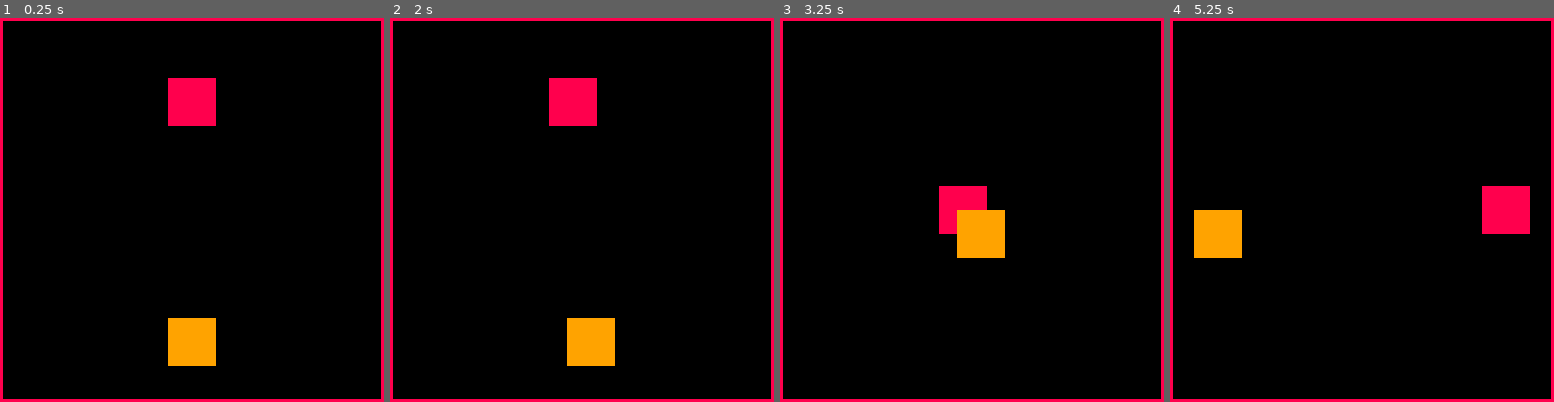
Above: before the commit, frames 1-4 (left to right).
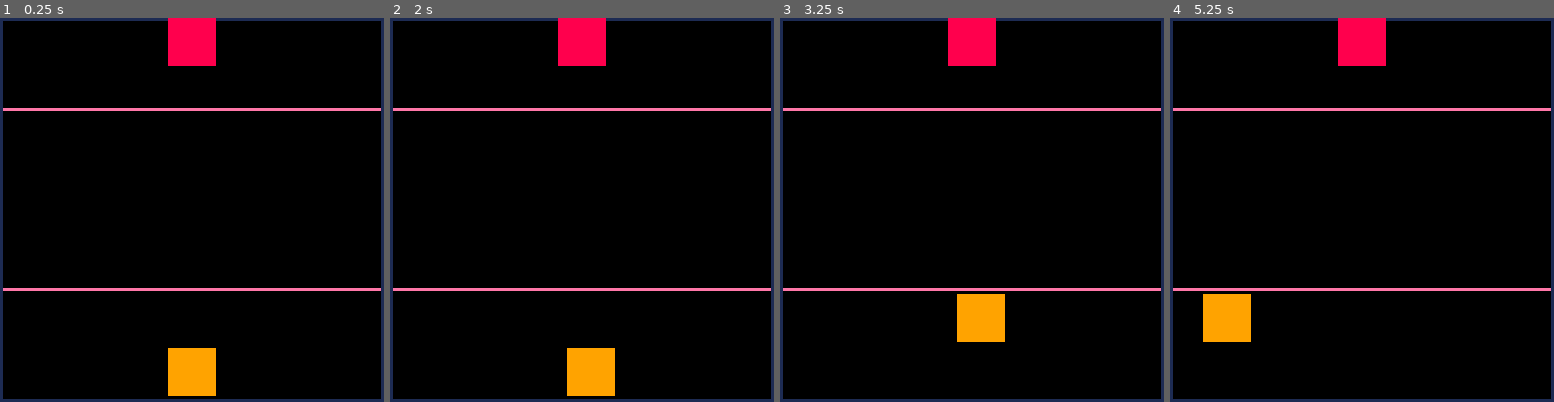
Above: after the commit, the same moments.

Repository: egitelma/pico_radio
Game: PICO-8 cartridge radio.p8
Two runs of this game, one before a commit and one after it. Both use one fixed random seed, a clock stepped at 60 frames per second and the inputs below.
Inputs:
- Up to frame 1 (0.25 s): no input
- Up to frame 2 (2 s): hold Left from 1.97 s (still down); hold P2 Right from 1.97 s (still down)
- Up to frame 3 (3.25 s): release Left at 2.37 s; release P2 Right at 2.37 s; hold Down 2.42-2.82 s; hold P2 Up 2.42-2.82 s; hold Right from 2.87 s (still down); hold P2 Left from 2.87 s (still down)
- Up to frame 4 (5.25 s): release Right at 3.53 s; release P2 Left at 3.53 s; hold Up 3.58-4.08 s; hold P2 Down 3.58-4.08 s; hold Right 4.13-4.53 s; hold P2 Left 4.13-4.53 s; hold Down 4.58-5.08 s; hold P2 Up 4.58-5.08 s; hold Left from 5.13 s (still down); hold P2 Right from 5.13 s (still down)

The runs differ from the first frame. In frame 1, 9.4% of the frame differs, in the area x 0-100%, y 0-100%; in frame 2, 9.4%; in frame 3, 10%; in frame 4, 11%.

Commit message:
added wave class, barriers, changed p1 controls

Diff:
--- a/radio.p8
+++ b/radio.p8
@@ -2,37 +2,99 @@
 version 42
 __lua__
 
+-- wave class
+Wave = {
+    type = "",
+    size = 0,
+    color = 0 --default black color, no type, no size
+}
+
+-- wave constructor
+function Wave:create(type, size)
+    local newWave = {} --hehe, new wave
+    setmetatable(newWave, Wave)
+    newWave.type = type
+    newWave.size = size
+    newWave.color = 2 --maroon-ish
+    -- types: sawtooth, square, sine, triangle
+    if(type == "sawtooth") then
+        newWave.color = 12 --slightly jarring blue
+    elseif(type == "square") then
+        newWave.color = 3 --a pleasant green
+    elseif(type == "sine") then
+        newWave.color = 2 --maroon-ish
+    end
+    return newWave
+end
+
+-- array of wave objects
+local waveArray = {}
+
+-- barriers for movement
+local line1height = 30
+local line2height = 90
+
+-- player one (wave sender) info
 local playerOne = {
     x = 56,
-    y = 20,
+    y = 0,
     speed = 3,
     size = 15,
-    minX = 1,
-    maxX = 127,
-    minY = 1,
-    maxY = 127
+    minX = 2,
+    maxX = 125,
+    minY = 2,
+    maxY = line1height-3
 }
 
+-- player two (wave receiver) info
 local playerTwo = {
     x = 56,
-    y = 100,
+    y = 110,
     speed = 3,
     size = 15,
-    minX = 1,
-    maxX = 127,
-    minY = 1,
-    maxY = 127
+    minX = 2,
+    maxX = 125,
+    minY = line2height+2,
+    maxY = 125
 }
 
 function updatePlayerPos()
-    if btn(0) and playerOne.x > playerOne.minX then playerOne.x -= playerOne.speed end
-    if btn(1) and playerOne.x < playerOne.maxX - playerOne.size then playerOne.x += playerOne.speed end
-    if btn(2) and playerOne.y > playerOne.minY then playerOne.y -= playerOne.speed end
-    if btn(3) and playerOne.y < playerOne.maxY - playerOne.size then playerOne.y += playerOne.speed end
-    if btn(0, 1) and playerTwo.x > playerTwo.minX then playerTwo.x -= playerTwo.speed end
-    if btn(1, 1) and playerTwo.x < playerTwo.maxX - playerTwo.size then playerTwo.x += playerTwo.speed end
-    if btn(2, 1) and playerTwo.y > playerTwo.minY then playerTwo.y -= playerTwo.speed end
-    if btn(3, 1) and playerTwo.y < playerTwo.maxY - playerTwo.size then playerTwo.y += playerTwo.speed end
+    --move player one
+    if btn(0) then
+        -- fire sawtooth wave
+        newWave = Wave:create("sawtooth", 8)
+        -- table.insert(waveArray, newWave)
+    elseif btn(1) then
+        -- fire square wave
+        newWave = Wave:create("square", 8)
+        -- newWave.insert(waveArray, newWave)
+    elseif btn(2) then
+        -- fire sine wave
+        newWave = Wave:create("sine", 8)
+        -- newWave.insert(waveArray, newWave)
+    elseif btn(3) then
+        -- fire triangle wave
+        newWave = Wave:create("triangle", 8)
+        -- newWave.insert(waveArray, newWave)
+    end
+
+    --move player two
+    if btn(0, 1) and playerTwo.x > playerTwo.minX then
+        -- move player two (wave-receiver) to the left
+        playerTwo.x -= playerTwo.speed
+    end
+    if btn(1, 1) and playerTwo.x < playerTwo.maxX - playerTwo.size then
+        -- move player two to the right
+        playerTwo.x += playerTwo.speed
+    end
+    if btn(2, 1) and playerTwo.y > playerTwo.minY then
+        -- move player two upwards
+        playerTwo.y -= playerTwo.speed
+    end
+    if btn(3, 1) and playerTwo.y < playerTwo.maxY - playerTwo.size then
+        -- move player two downwards
+        playerTwo.y += playerTwo.speed
+    end
 end
 
 function drawPlayer()
@@ -41,7 +103,9 @@
 end
 
 function drawBorders()
-    rect(0, 0, 127, 127, 8)
+    rect(0, 0, 127, 127, 1)
+    line(1, line1height, 126, line1height, 14)
+    line(1, line2height, 126, line2height, 14)
 end
 
 function _update()
@@ -55,13 +119,14 @@
 end
 
 __gfx__
-00000000000000000000000000000000000000000000000000000000000000000000000000000000000000000000000000000000000000000000000000000000
-00000000000000000000000000000000000000000000000000000000000000000000000000000000000000000000000000000000000000000000000000000000
-00700700006006000000000000000000000000000000000000000000000000000000000000000000000000000000000000000000000000000000000000000000
-00077000006006000000000000000000000000000000000000000000000000000000000000000000000000000000000000000000000000000000000000000000
-00077000000000000000000000000000000000000000000000000000000000000000000000000000000000000000000000000000000000000000000000000000
-00700700660000660000000000000000000000000000000000000000000000000000000000000000000000000000000000000000000000000000000000000000
-00000000066666600000000000000000000000000000000000000000000000000000000000000000000000000000000000000000000000000000000000000000
+000000000000000015555551000a0000000000000000000000000000000000000000000000000000000000000000000000000000000000000000000000000000
+0000000000000000150000510a000000000000000000000000000000000000000000000000000000000000000000000000000000000000000000000000000000
+007007000060060015055051006006a0000000000000000000000000000000000000000000000000000000000000000000000000000000000000000000000000
+00077000006006001505505100600600000000000000000000000000000000000000000000000000000000000000000000000000000000000000000000000000
+00077000000000001500005100555500000000000000000000000000000000000000000000000000000000000000000000000000000000000000000000000000
+00700700660000661555555100500500000000000000000000000000000000000000000000000000000000000000000000000000000000000000000000000000
+00000000066666601171171100500500000000000000000000000000000000000000000000000000000000000000000000000000000000000000000000000000
+00000000000000001171171100555500000000000000000000000000000000000000000000000000000000000000000000000000000000000000000000000000
 __map__
 0000000000000000000000000000000000000000000000000000000000000000000000000000000000000000000000000000000000000000000000000000000000000000000000000000000000000000000000000000000000000000000000000000000000000000000000000000000000000000000000000000000000000000
 0000000000000000000000000000000000000000000000000000000000000000000000000000000000000000000000000000000000000000000000000000000000000000000000000000000000000000000000000000000000000000000000000000000000000000000000000000000000000000000000000000000000000000
